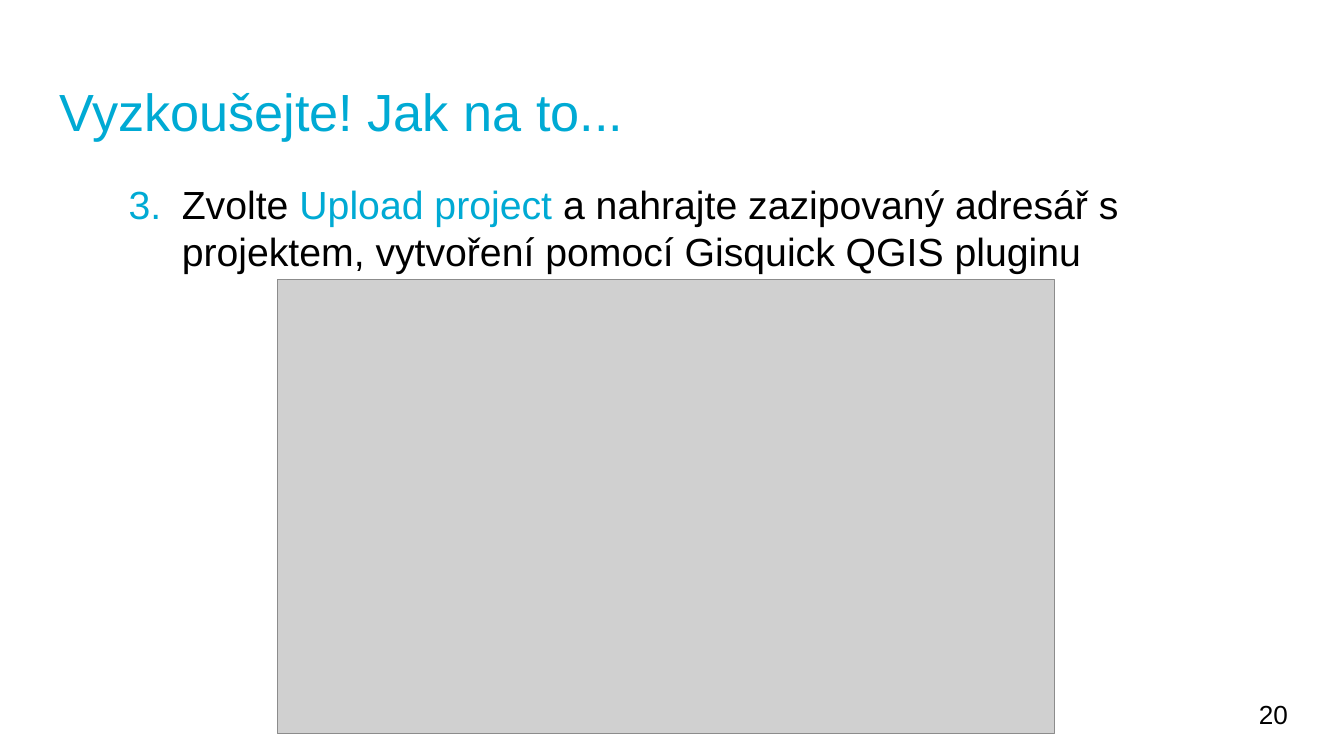
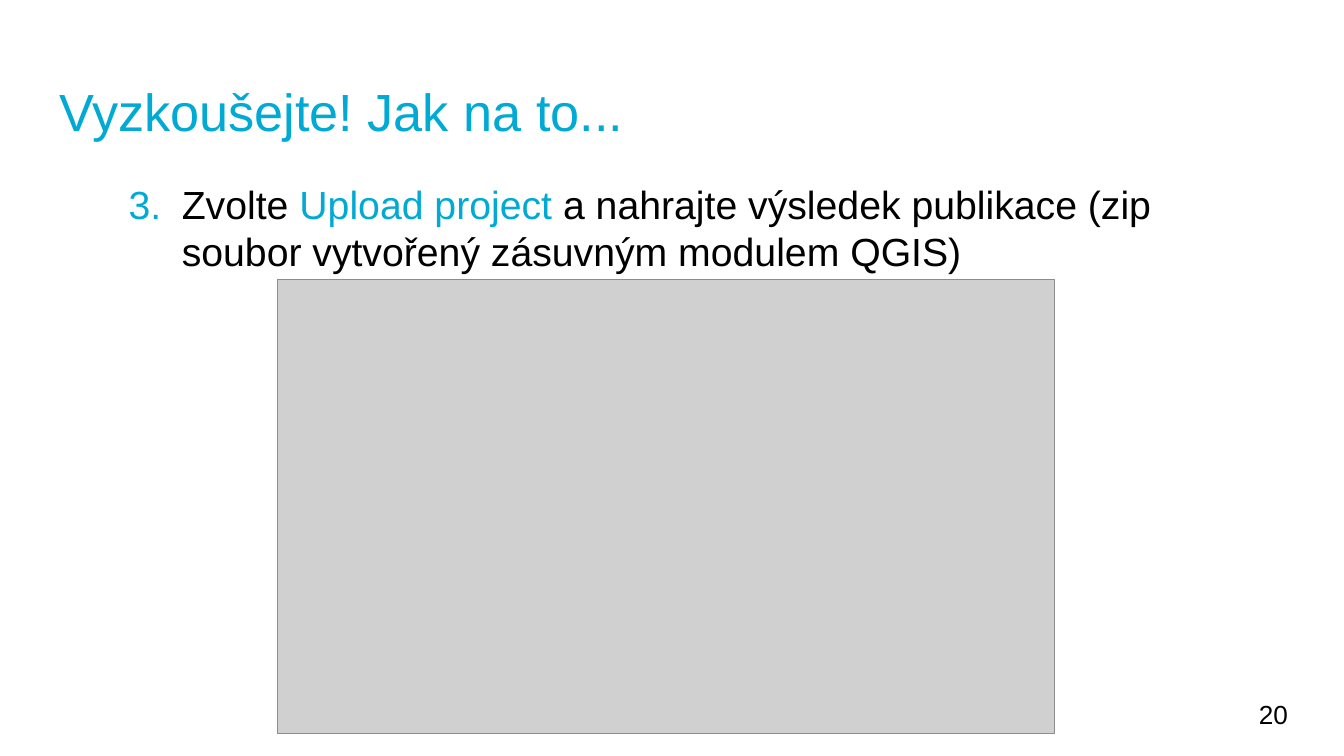
Before and after one commit to gisquick/gisquick-doc, a slide deck: slide 20 of presentations/lets-share-gis-much-quicker-cs.odp. Drawn at 1344x756 pixels with LibreOffice and Linux fonts; fonts in the diff are those of the drawing; grey boxes stand for pictures. Boxes give left, top, right and bottom in pixels: in the first picture for what was removed or moved away, otherwise in the second. Text is boxed around its words. In the diff, an @@ line names an element or a change of style, - is before the commit and + after.

```diff
--- a/presentations/lets-share-gis-much-quicker-cs.odp
+++ b/presentations/lets-share-gis-much-quicker-cs.odp
@@ text at [182, 190, 1151, 274]: text changed @@
-3. Zvolte Upload project a nahrajte zazipovaný adresář s projektem, vytvoření pomocí Gisquick QGIS pluginu
+3. Zvolte Upload project a nahrajte výsledek publikace (zip soubor vytvořený zásuvným modulem QGIS)
```
Also in this commit, not shown: 13 other slides changed, 1 slide added.
